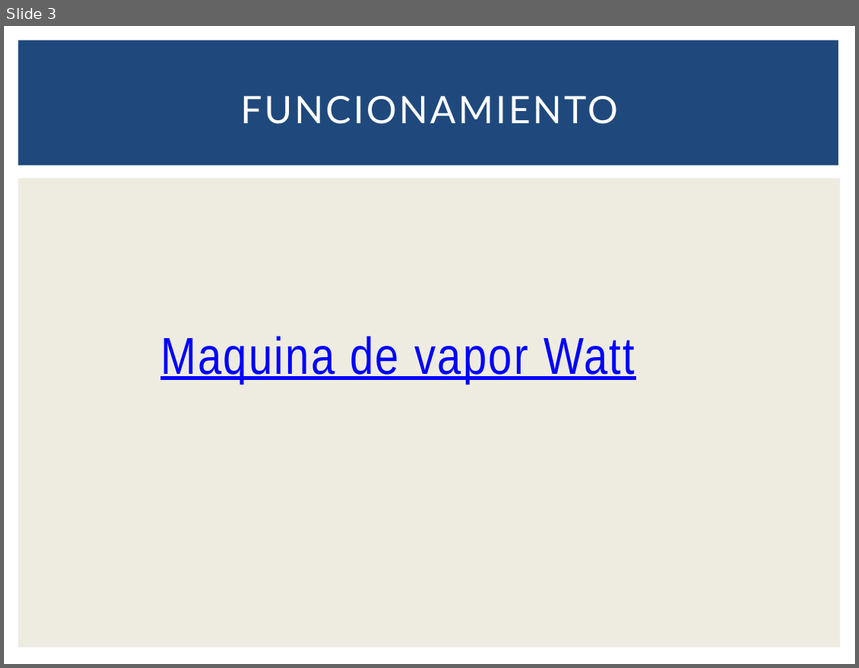
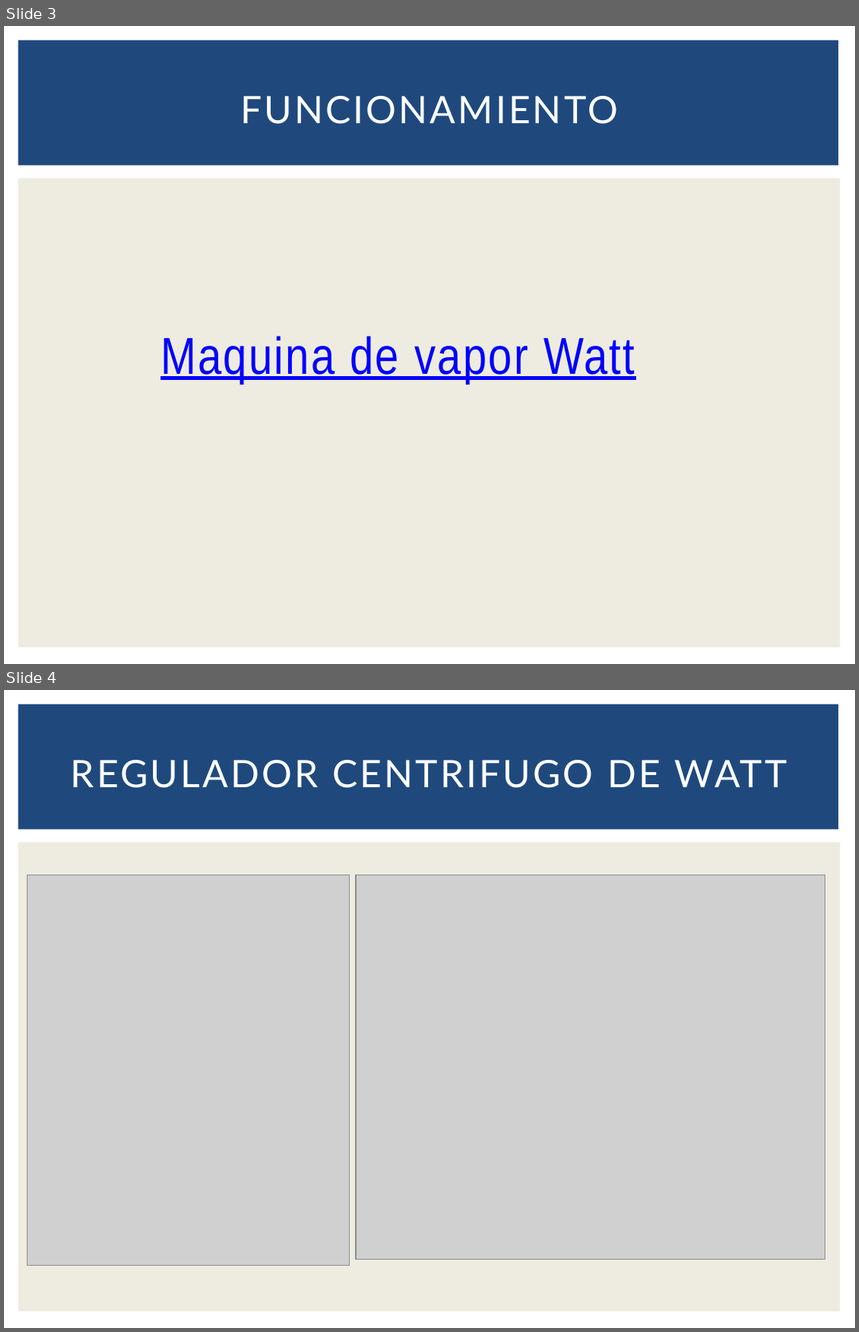
Before and after one commit to martinezdiego/ICA, a slide deck: presentacion/Exposición Ica.pptx. Shown one above the other, each under a label of ours: slide 3 before the commit, slides 3 and 4 after it. The pictures are 859x668 and 859x1332 pixels, drawn with LibreOffice and Linux fonts; fonts in the diff are those of the drawing; grey boxes stand for pictures. Boxes give left, top, right and bottom in pixels: in the first picture for what was removed or moved away, otherwise in the second. Text is boxed around its words. In the diff, an @@ line names an element or a change of style, - is before the commit and + after.

```diff
--- a/presentacion/Exposición Ica.pptx
+++ b/presentacion/Exposición Ica.pptx
@@ slide 4 added at [4,690,855,1328], background #FFFFFF; not listed: 2 template elements that a slide beside it also shows @@
@@ title added at [71,760,788,788], 32 pt, text #FFFFFF @@
+REGULADOR CENTRIFUGO DE WATT
@@ picture added at [28,875,350,1266] @@
@@ picture added at [356,875,825,1259] @@
```
Also in this commit, not shown: 1 slide changed, 10 other slides added, 1 slide removed, 2 other files.
